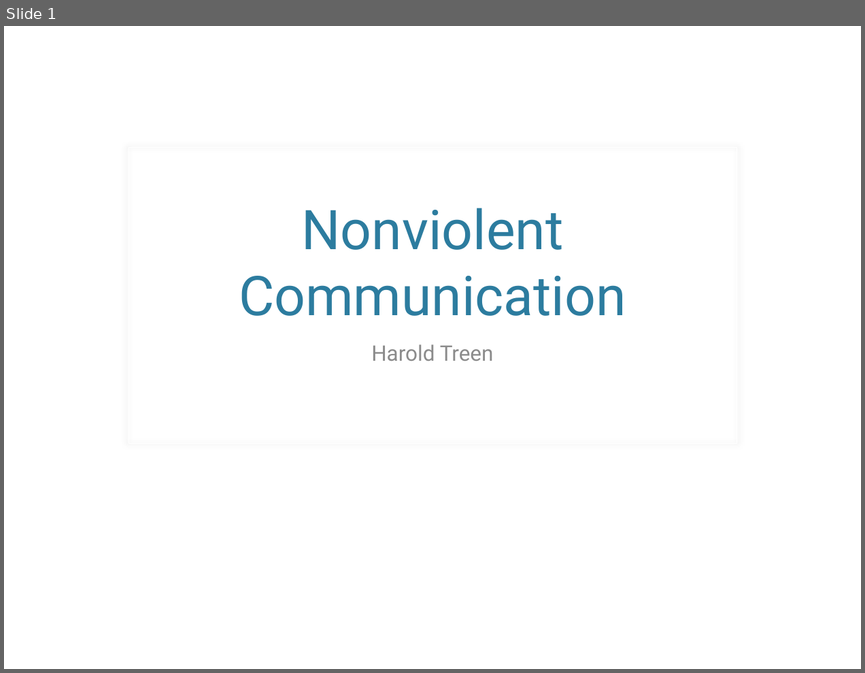
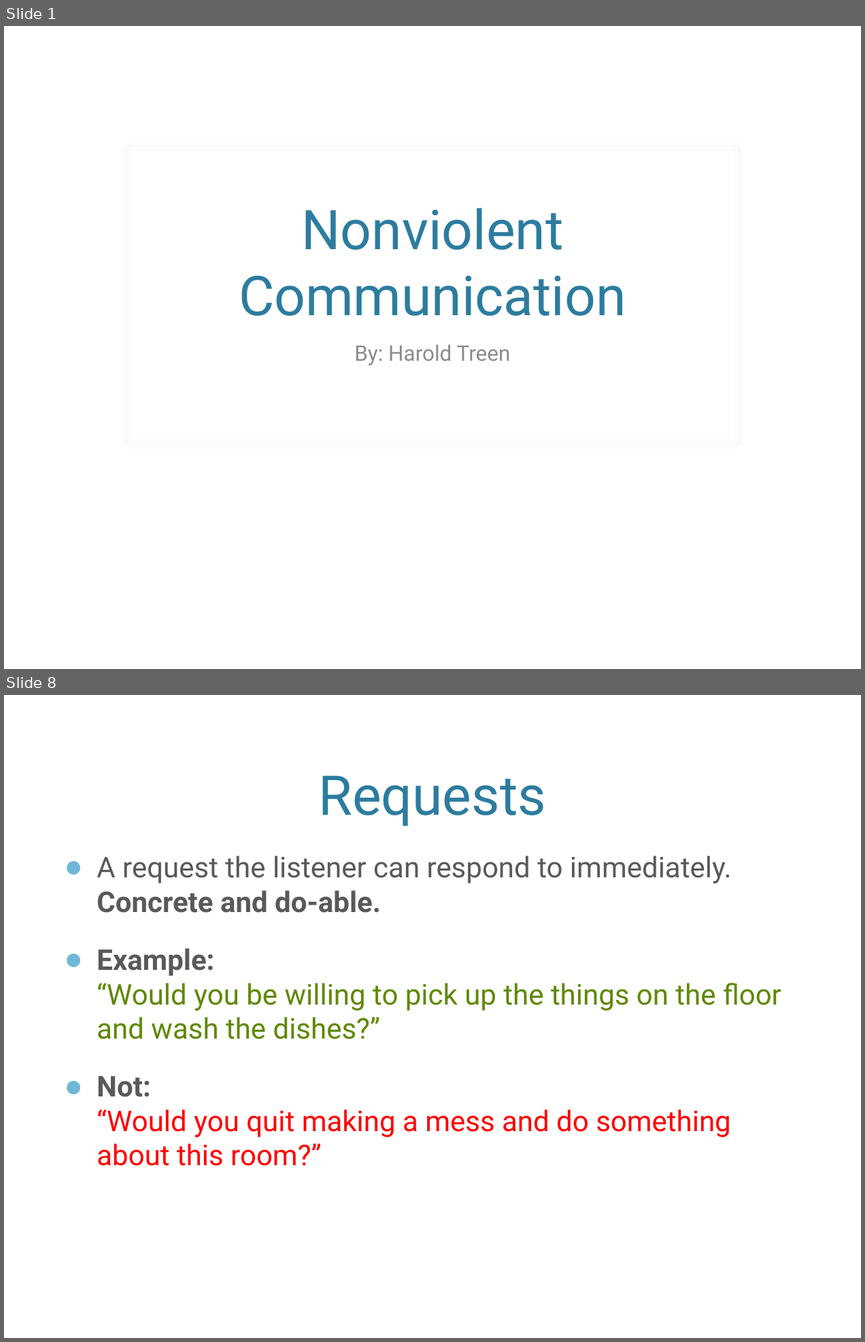
Before and after one commit to haroldtreen/RecurseCenterStuff, a slide deck: presentations/nvc.pptx. Shown one above the other, each under a label of ours: slide 1 before the commit, slides 1 and 8 after it; the slides between them are not shown. The pictures are 865x673 and 865x1342 pixels, drawn with LibreOffice and Linux fonts; fonts in the diff are those of the drawing; background and template pictures are left out. Boxes give left, top, right and bottom in pixels: in the first picture for what was removed or moved away, otherwise in the second. Text is boxed around its words. In the diff, an @@ line names an element or a change of style, - is before the commit and + after.

```diff
--- a/presentations/nvc.pptx
+++ b/presentations/nvc.pptx
@@ slide 8 added at (4,695,861,1338), background picture (left out) @@
@@ title added at (319,775,546,826), 46 pt, text #2C7C9F @@
+Requests
@@ text added at (96,855,781,1166), 24 pt, text #595959 @@
+● A request the listener can respond to immediately. Concrete and do-able.
+● Example:
+  “Would you be willing to pick up the things on the floor and wash the dishes?”
+● Not:
+  “Would you quit making a mess and do something about this room?”
@@ slide 1 changed as well @@
@@ subtitle at (354,344,511,365): text changed @@
-Harold Treen
+By: Harold Treen
```
Also in this commit, not shown: 10 other slides added.
